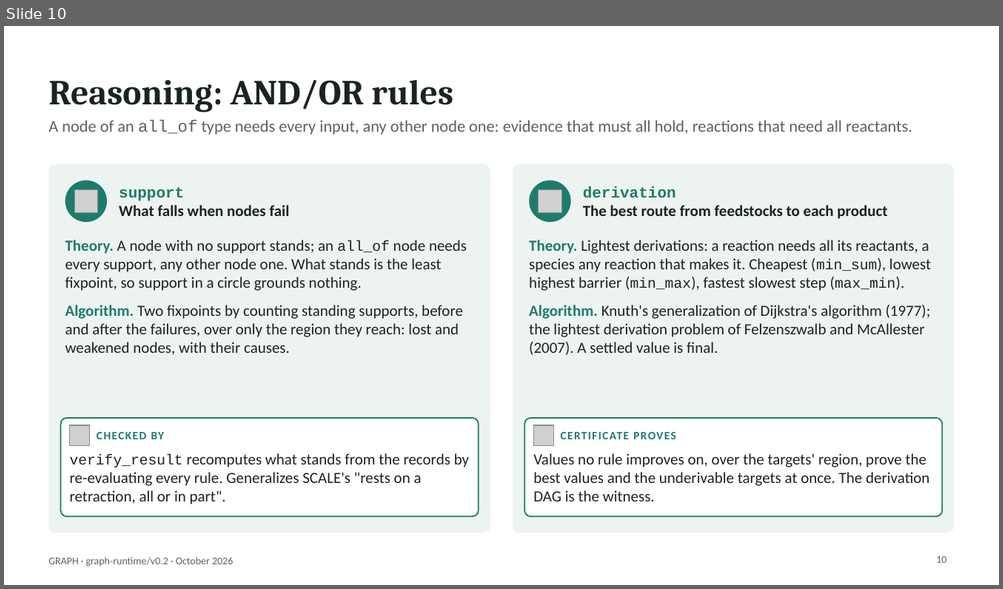
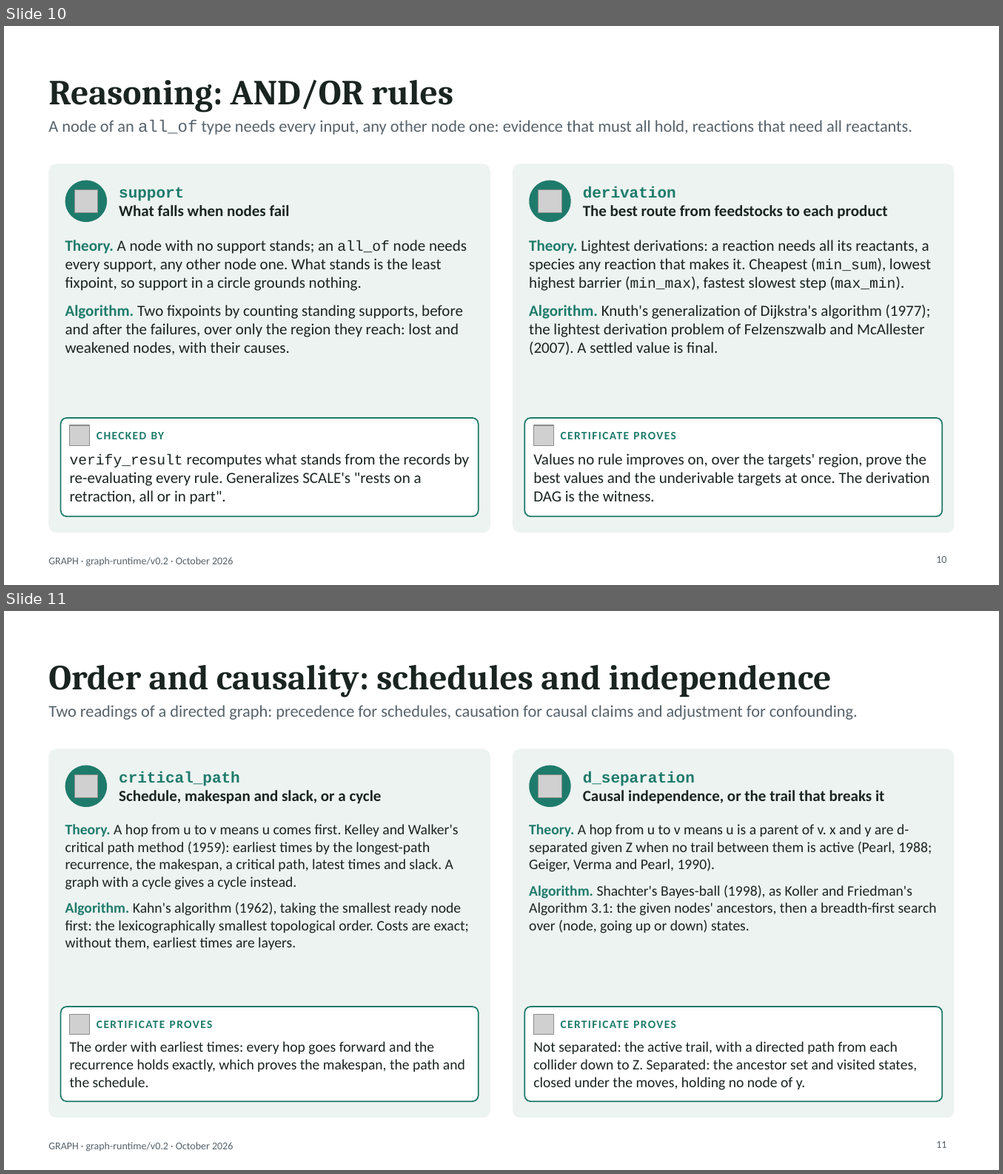
Before and after one commit to hlxin/graph, a slide deck: docs/GRAPH_slides.pptx. Shown one above the other, each under a label of ours: slide 10 before the commit, slides 10 and 11 after it. The pictures are 1003x589 and 1003x1174 pixels, drawn with LibreOffice and Linux fonts; fonts in the diff are those of the drawing; grey boxes stand for pictures. Boxes give left, top, right and bottom in pixels: in the first picture for what was removed or moved away, otherwise in the second. Text is boxed around its words. In the diff, an @@ line names an element or a change of style, - is before the commit and + after.

```diff
--- a/docs/GRAPH_slides.pptx
+++ b/docs/GRAPH_slides.pptx
@@ slide 11 added at (4, 611, 999, 1170), background #FFFFFF; not listed: 1 template element that a slide beside it also shows @@
@@ title added at (48, 665, 831, 697), 34 pt, text #1A2421, bold @@
+Order and causality: schedules and independence
@@ text added at (48, 705, 857, 720), 16 pt, text #56626A @@
+Two readings of a directed graph: precedence for schedules, causation for causal claims and adjustment for confounding.
@@ rounded rectangle added at (48, 749, 490, 1119), fill #EDF3F1 @@
@@ ellipse added at (65, 766, 107, 807), fill #1E7B6B @@
@@ rounded rectangle added at (513, 749, 955, 1119), fill #EDF3F1 @@
@@ ellipse added at (529, 766, 571, 807), fill #1E7B6B @@
@@ picture added at (74, 775, 97, 797) @@
@@ text added at (119, 772, 381, 804), 15 pt, text #1A2421, bold @@
+critical_path
+Schedule, makespan and slack, or a cycle
@@ picture added at (538, 775, 561, 797) @@
@@ text added at (583, 772, 884, 804), 15 pt, text #1A2421, bold @@
+d_separation
+Causal independence, or the trail that breaks it
@@ text added at (65, 824, 469, 950), 14 pt, text #1A2421 @@
+Theory. A hop from u to v means u comes first. Kelley and Walker's critical path method (1959): earliest times by the longest-path recurrence, the makespan, a critical path, latest times and slack. A graph with a cycle gives a cycle instead.
+Algorithm. Kahn's algorithm (1962), taking the smallest ready node first: the lexicographically smallest topological order. Costs are exact; without them, earliest times are layers.
@@ text added at (529, 824, 936, 934), 14 pt, text #1A2421 @@
+Theory. A hop from u to v means u is a parent of v. x and y are d-separated given Z when no trail between them is active (Pearl, 1988; Geiger, Verma and Pearl, 1990).
+Algorithm. Shachter's Bayes-ball (1998), as Koller and Friedman's Algorithm 3.1: the given nodes' ancestors, then a breadth-first search over (node, going up or down) states.
@@ rounded rectangle added at (61, 1007, 478, 1102), fill #FFFFFF, outline #1E7B6B 1.25 pt @@
@@ rounded rectangle added at (525, 1007, 942, 1102), fill #FFFFFF, outline #1E7B6B 1.25 pt @@
@@ picture added at (70, 1014, 90, 1035) @@
@@ text added at (96, 1021, 213, 1028), 11 pt, text #1E7B6B, bold @@
+CERTIFICATE PROVES
@@ picture added at (534, 1014, 554, 1035) @@
@@ text added at (560, 1021, 676, 1028), 11 pt, text #1E7B6B, bold @@
+CERTIFICATE PROVES
@@ text added at (70, 1042, 465, 1088), 14 pt, text #1A2421 @@
+The order with earliest times: every hop goes forward and the recurrence holds exactly, which proves the makespan, the path and the schedule.
@@ text added at (533, 1042, 916, 1091), 14 pt, text #1A2421 @@
+Not separated: the active trail, with a directed path from each collider down to Z. Separated: the ancestor set and visited states, closed under the moves, holding no node of y.
@@ page number added at (936, 1142, 946, 1148), 10 pt, text #56626A @@
+11
```
Also in this commit, not shown: 8 slides changed, 1 other file.
